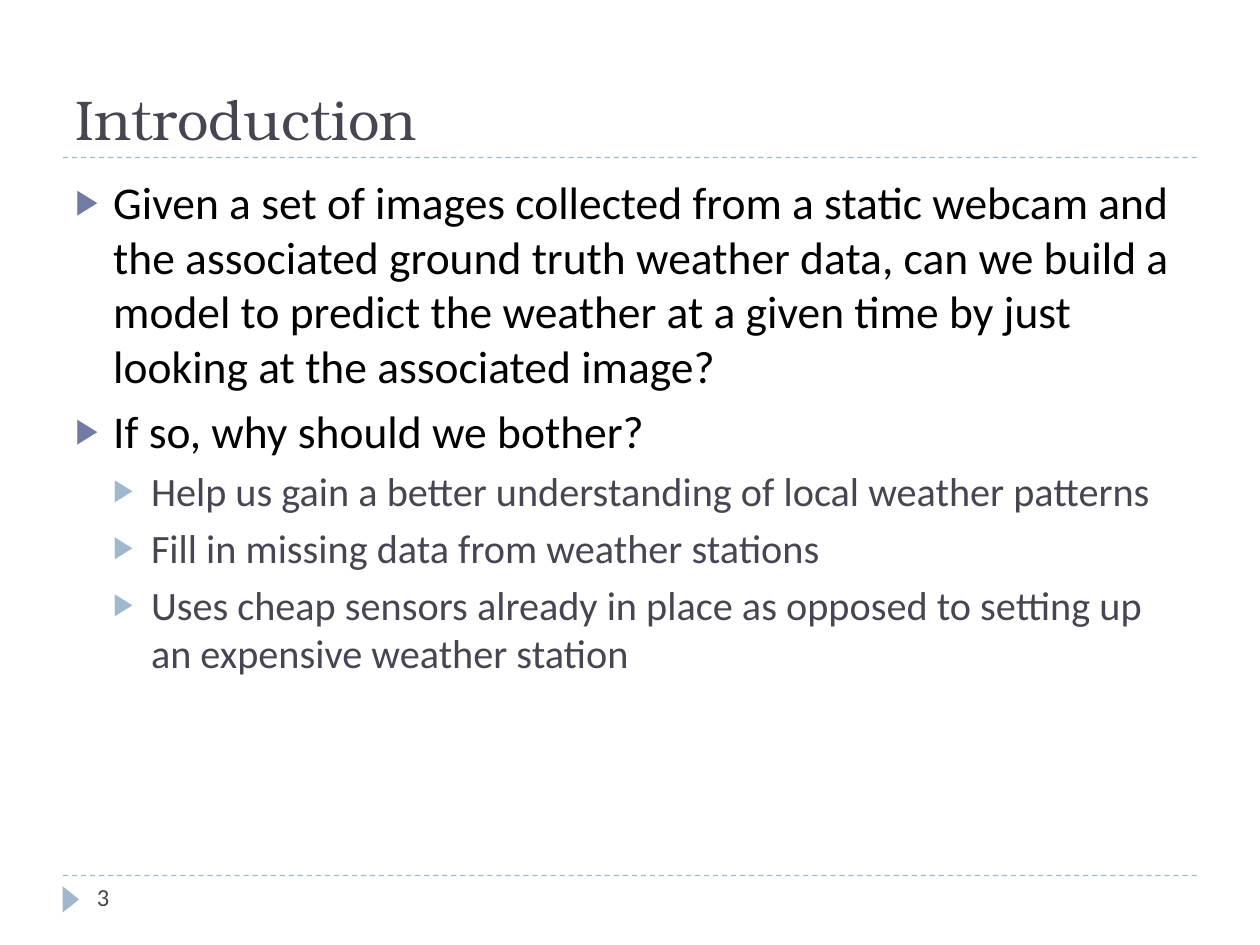
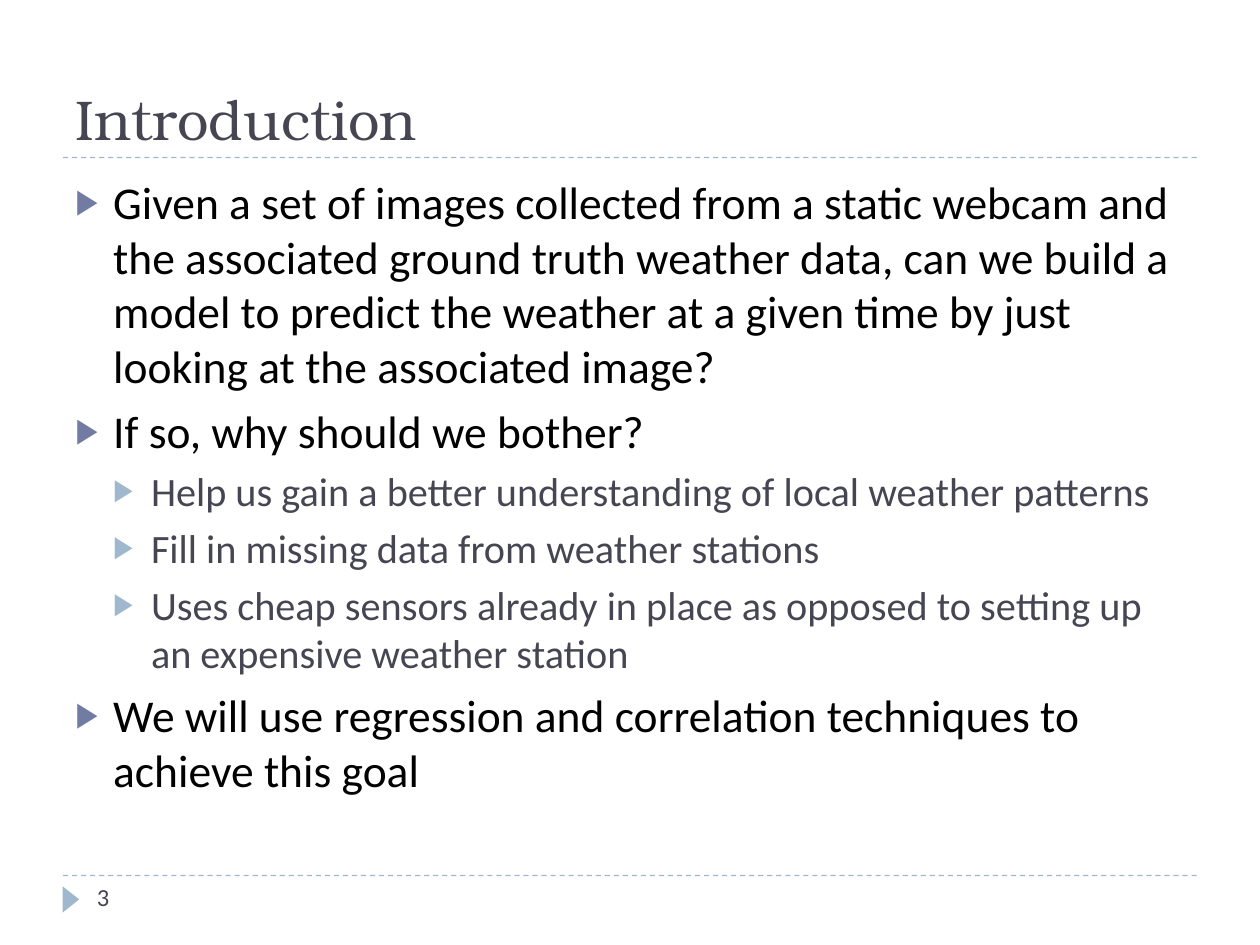
Before and after one commit to rspeyer/rzs-thesis, a slide deck: slide 3 of thesis-defense.pptx. Drawn at 1260x945 pixels with LibreOffice and Linux fonts; fonts in the diff are those of the drawing. Boxes give left, top, right and bottom in pixels: in the first picture for what was removed or moved away, otherwise in the second. Text is boxed around its words. In the diff, an @@ line names an element or a change of style, - is before the commit and + after.

```diff
--- a/thesis-defense.pptx
+++ b/thesis-defense.pptx
@@ text at box(113, 700, 1079, 795): paragraph added @@
+▶ We will use regression and correlation techniques to achieve this goal
```
Also in this commit, not shown: 14 other slides changed, 4 slides added.
